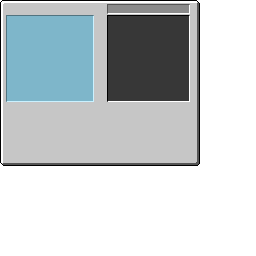
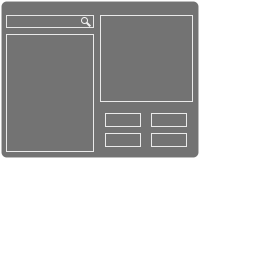
Layers edited between the first and the second w=256, h=256 image:
added layer "图层 4" (90%) above "矩形 6" over (81, 17, 91, 27)
added layer "矩形 6" (85%) above "矩形 4" over (105, 113, 187, 147)
added layer "矩形 4" (85%) above "矩形 5" over (6, 34, 94, 152)
added layer "矩形 5" (85%) above "矩形 3" over (100, 15, 193, 102)
added layer "矩形 3" (83%) above "矩形 1" over (6, 15, 94, 28)
moved "矩形 1" above "图层 3", painted on it over (0, 0, 200, 159)
renamed "图层 2" to "图层 3", hid it, painted on it over (0, 0, 200, 166)
painted on "图层 1" over (0, 0, 200, 166)
